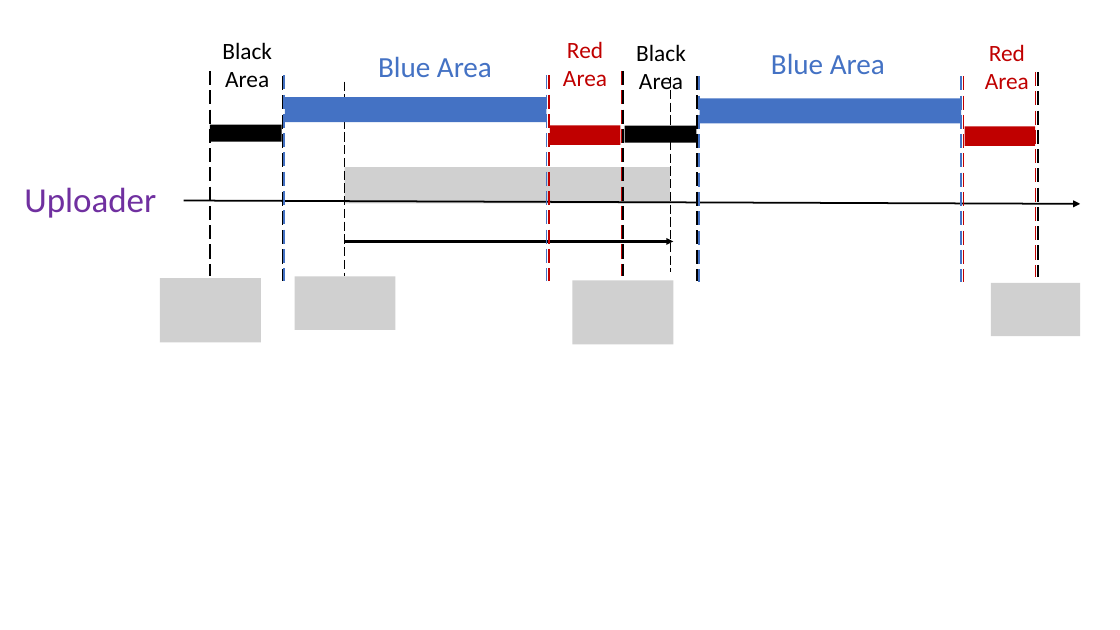
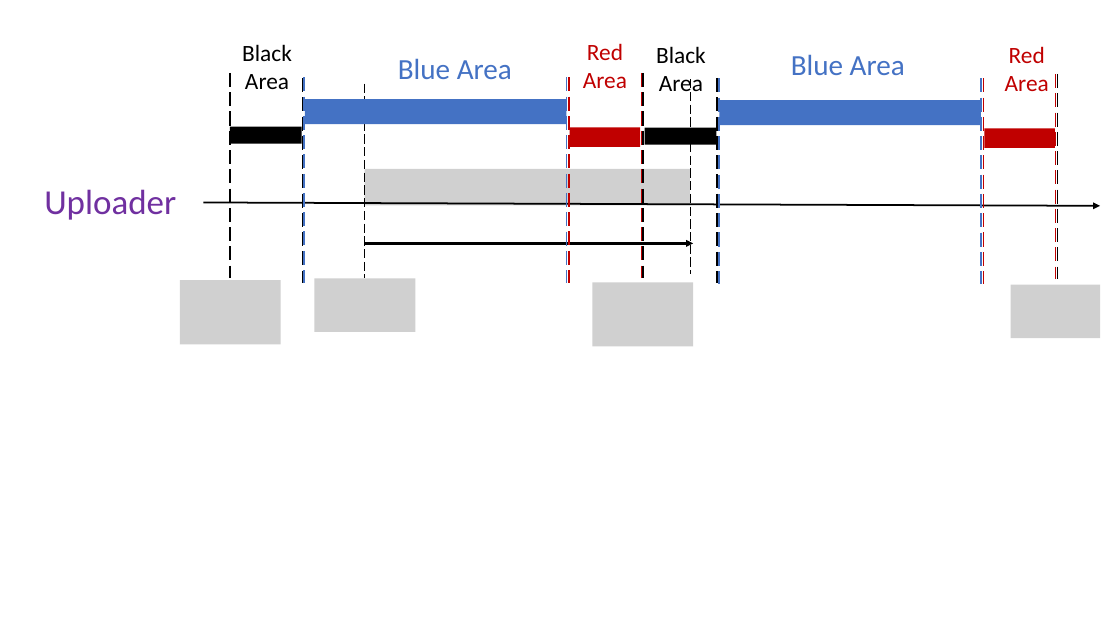
Before and after one commit to williamzheng0711/online-cdf-streaming, a slide deck: slide 2 of ESTR4999_Notes/frame_sending_scheme.pptx. Drawn at 1120x630 pixels with LibreOffice and Linux fonts; fonts in the diff are those of the drawing; grey boxes stand for pictures. Boxes give left, top, right and bottom in pixels: in the first picture for what was removed or moved away, otherwise in the second. Text is boxed around its words. In the diff, an @@ line names an element or a change of style, - is before the commit and + after.

```diff
--- a/ESTR4999_Notes/frame_sending_scheme.pptx
+++ b/ESTR4999_Notes/frame_sending_scheme.pptx
@@ 15 lines, 5 texts, 4 pictures, 4 rectangles, 1 arrow moved together from (x1=24, y1=42, x2=1081, y2=344) to (x1=44, y1=44, x2=1101, y2=346) @@
@@ 2 texts, 2 rectangles, 1 picture, 1 arrow moved together from (x1=160, y1=41, x2=885, y2=342) to (x1=180, y1=43, x2=905, y2=344) @@
```
Also in this commit, not shown: 5 other files.
